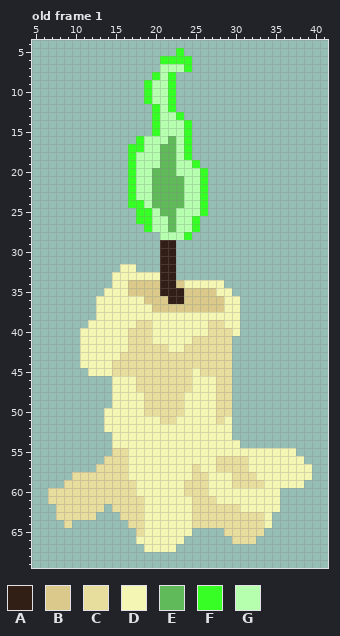
Pixel-art file, stored at Art Files/Candle.aseprite. The first picture shows the starting point.
48x72 pixels, 1 frame. Shown: old frame 1: x 5..41, y 4..69. The commit also changed other frames, which this record leaves out.
Visible layers, top first: "Layer 3", "Layer 2".
Palette (. is transparent): A #311e14  B #dbc98b  C #e7dd9d  D #f4f7b3  E #61ba59  F #37ff25  G #b5ffae
Pixels before, old frame 1 (only the part around the change), first column x 11:
 4 .......................
 5 ............F..........
 6 ..........FFFF.........
 7 ..........GGGF.........
 8 .........FGF...........
 9 ........FGGF...........
10 ........FGGF...........
11 ........FGGF...........
12 .........FGF...........
13 .........FGGF..........
14 .........FGGGF.........
15 .........FGGGF.........
16 .......FGGGEGF.........
17 ......FFGGEEGF.........
18 ......FGGGEEGF.........
19 ......FGGGEEGGF........
20 ......FGGEEEGGGF.......
21 ......FGGEEEEGGF.......
22 ......FGGEEEEGGF.......
23 ......FGGEEEEGGF.......
24 ......FFGEEEEGGF.......
25 .......FFGEEGGGF.......
26 .......FFGGEGGF........
27 ........FGGEGGF........
28 ..........GGGF.........
29 ..........AA...........
30 ..........AA...........
31 ..........AA...........
32 .....DD...AA...........
33 ....DDDDDDAA...........
34 ....DDBBBBAABDDDDD.....
35 ...DDDBBBBAAABBBBDD....
36 ..DDDDDDBBBAABBBBBDD...
37 ..DDDDDDDBBBBBBBBBDD...
The result:
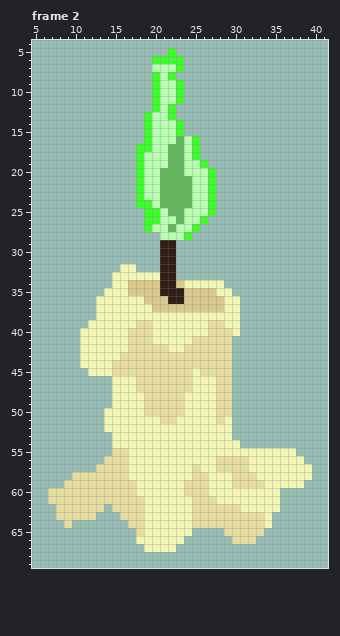
A new or re-ordered frame is compared with the old frame closest to it.
From old to new:
{"change": "frames 1 -> 4"}
{"where": "frame 2 is new; against old frame 1, layer \"Layer 3\""}
{"frame":2,"y":5,"x":22,"old":".F","new":"F."}
{"frame":2,"y":6,"x":20,"old":".","new":"F"}
{"frame":2,"y":6,"x":24,"old":"F","new":"."}
{"frame":2,"y":7,"x":20,"old":".","new":"G"}
{"frame":2,"y":7,"x":23,"old":"GF","new":"F."}
{"frame":2,"y":9,"x":19,"old":"FG","new":".F"}
{"frame":2,"y":9,"x":22,"old":"F.","new":"GF"}
{"frame":2,"y":10,"x":19,"old":"FG","new":".F"}
{"frame":2,"y":10,"x":22,"old":"F.","new":"GF"}
{"frame":2,"y":11,"x":19,"old":"FG","new":".F"}
{"frame":2,"y":11,"x":22,"old":"F.","new":"GF"}
{"frame":2,"y":13,"x":19,"old":".F","new":"FG"}
{"frame":2,"y":13,"x":22,"old":"GF","new":"F."}
{"frame":2,"y":14,"x":19,"old":".F","new":"FG"}
{"frame":2,"y":14,"x":23,"old":"GF","new":"F."}
{"frame":2,"y":15,"x":19,"old":".F","new":"FG"}
{"frame":2,"y":15,"x":23,"old":"GF","new":"F."}
{"frame":2,"y":16,"x":18,"old":"FG","new":".F"}
{"frame":2,"y":16,"x":22,"old":"EGF.","new":"GEGF"}
{"frame":2,"y":17,"x":17,"old":"F","new":"."}
{"frame":2,"y":17,"x":19,"old":"G","new":"F"}
{"frame":2,"y":17,"x":21,"old":"E","new":"G"}
{"frame":2,"y":17,"x":23,"old":"GF.","new":"EGF"}
{"frame":2,"y":18,"x":17,"old":"FG","new":".F"}
{"frame":2,"y":18,"x":21,"old":"E","new":"G"}
{"frame":2,"y":18,"x":23,"old":"GF.","new":"EGF"}
{"frame":2,"y":19,"x":17,"old":"FG","new":".F"}
{"frame":2,"y":19,"x":21,"old":"E","new":"G"}
{"frame":2,"y":19,"x":23,"old":"G","new":"E"}
{"frame":2,"y":19,"x":25,"old":"F.","new":"GF"}
{"frame":2,"y":20,"x":17,"old":"FG","new":".F"}
{"frame":2,"y":20,"x":20,"old":"E","new":"G"}
{"frame":2,"y":20,"x":23,"old":"G","new":"E"}
{"frame":2,"y":20,"x":26,"old":"F.","new":"GF"}
{"frame":2,"y":21,"x":17,"old":"FG","new":".F"}
{"frame":2,"y":21,"x":20,"old":"E","new":"G"}
{"frame":2,"y":21,"x":24,"old":"G","new":"E"}
{"frame":2,"y":21,"x":26,"old":"F.","new":"GF"}
{"frame":2,"y":22,"x":17,"old":"FG","new":".F"}
{"frame":2,"y":22,"x":20,"old":"E","new":"G"}
{"frame":2,"y":22,"x":24,"old":"G","new":"E"}
{"frame":2,"y":22,"x":26,"old":"F.","new":"GF"}
{"frame":2,"y":23,"x":17,"old":"FG","new":".F"}
{"frame":2,"y":23,"x":20,"old":"E","new":"G"}
{"frame":2,"y":23,"x":24,"old":"G","new":"E"}
{"frame":2,"y":23,"x":26,"old":"F.","new":"GF"}
{"frame":2,"y":24,"x":17,"old":"F","new":"."}
{"frame":2,"y":24,"x":19,"old":"GE","new":"FG"}
{"frame":2,"y":24,"x":24,"old":"G","new":"E"}
{"frame":2,"y":24,"x":26,"old":"F.","new":"GF"}
{"frame":2,"y":25,"x":18,"old":"F","new":"."}
{"frame":2,"y":25,"x":20,"old":"GE","new":"FG"}
{"frame":2,"y":25,"x":23,"old":"G","new":"E"}
{"frame":2,"y":25,"x":26,"old":"F.","new":"GF"}
{"frame":2,"y":26,"x":18,"old":"F","new":"."}
{"frame":2,"y":26,"x":20,"old":"G","new":"F"}
{"frame":2,"y":26,"x":22,"old":"EG","new":"GE"}
{"frame":2,"y":26,"x":25,"old":"F.","new":"GF"}
